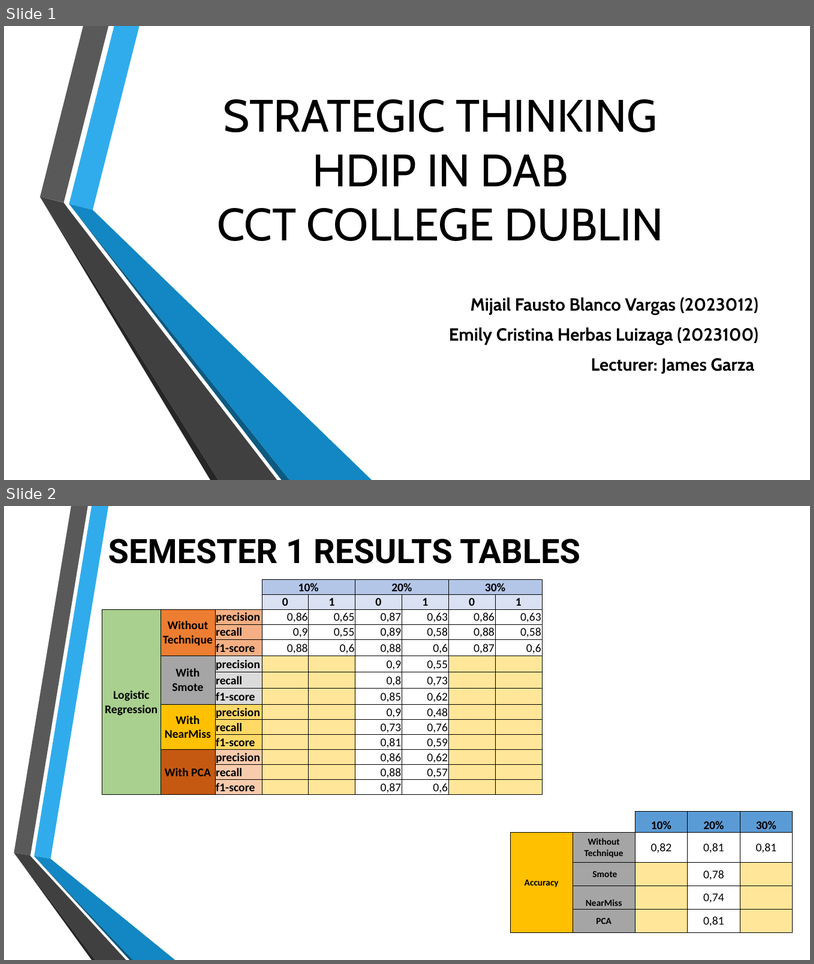
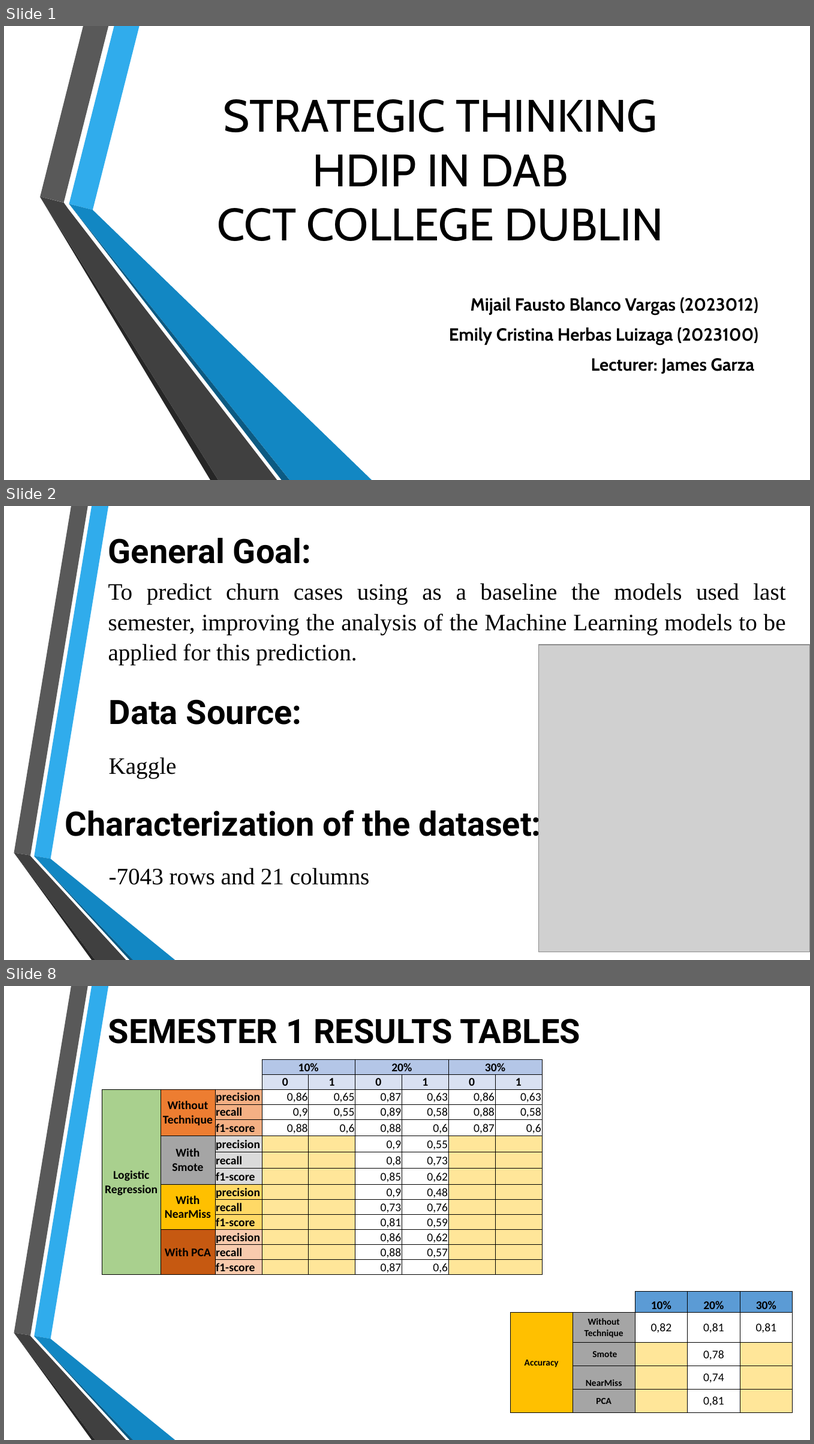
Before and after one commit to mijailbv/Churn_Prediction-Strategic_Thinking, a slide deck: Presentation.pptx. Shown one above the other, each under a label of ours: slides 1 and 2 before the commit, slides 1, 2 and 8 after it; the slides between them are not shown. The pictures are 814x964 and 814x1444 pixels, drawn with LibreOffice and Linux fonts; fonts in the diff are those of the drawing; grey boxes stand for pictures; background and template pictures are left out. Boxes give left, top, right and bottom in pixels: in the first picture for what was removed or moved away, otherwise in the second. Text is boxed around its words. In the diff, an @@ line names an element or a change of style, - is before the commit and + after.

Commit message:
Adding Slides and uploading individual report
- I added a description and  images to the presentation and individual report

```diff
--- a/Presentation.pptx
+++ b/Presentation.pptx
@@ slide 2 added at (x1=4, y1=506, x2=810, y2=960), background picture (left out); not listed: 6 template elements that a slide beside it also shows @@
@@ title added at (x1=108, y1=538, x2=311, y2=564), 40 pt, text #000000, bold @@
+General Goal:
@@ text added at (x1=108, y1=583, x2=786, y2=664), 28 pt, text #000000 @@
+To predict churn cases using as a baseline the models used last semester, improving the analysis of the Machine Learning models to be applied for this prediction.
@@ picture added at (x1=539, y1=645, x2=810, y2=951) @@
@@ text added at (x1=109, y1=699, x2=302, y2=724), 40 pt, text #000000, bold @@
+Data Source:
@@ text added at (x1=109, y1=757, x2=177, y2=778), 28 pt, text #000000 @@
+Kaggle
@@ text added at (x1=65, y1=805, x2=542, y2=844), 40 pt, text #000000, bold @@
+Characterization of the dataset:
@@ text added at (x1=109, y1=867, x2=370, y2=885), 28 pt, text #000000 @@
+-7043 rows and 21 columns
@@ what was slide 2 is now slide 8 @@
```
Also in this commit, not shown: 1 slide changed, 4 other slides added, 2 other files.
